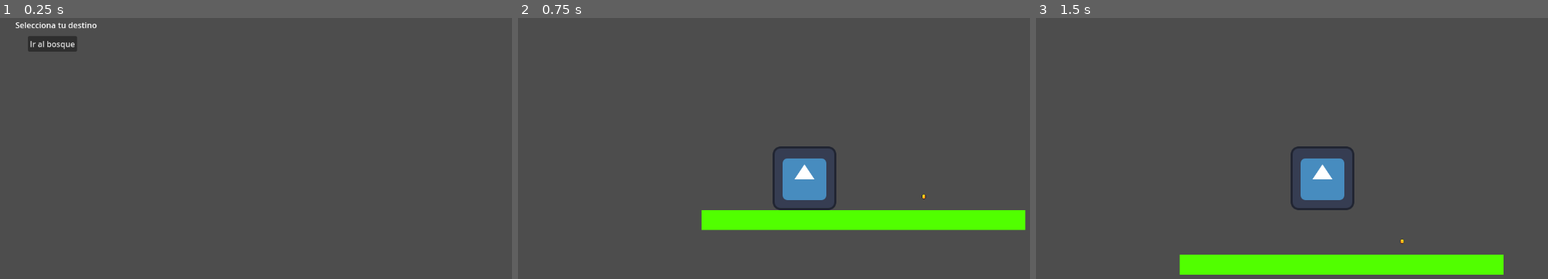
Above: before the commit, frames 1-3 (left to right).
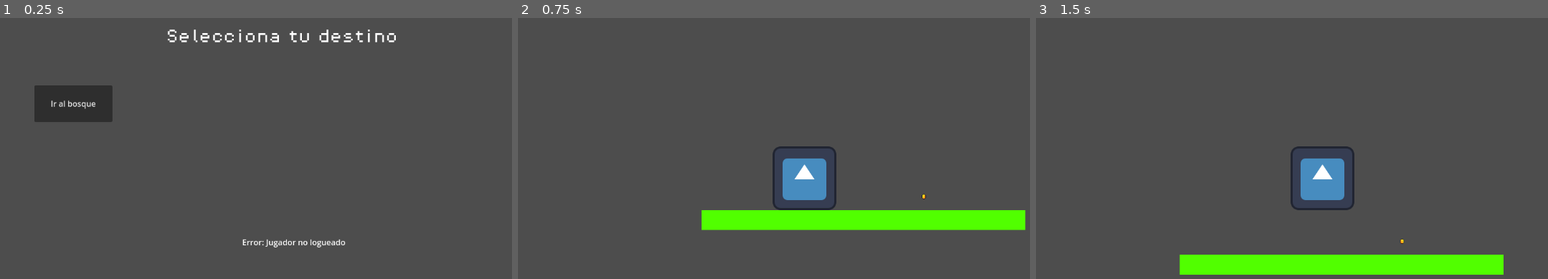
Above: after the commit, the same moments.

Repository: ErikDoldan/proyecto-fin-dam
Game: Godot game, scene res://Scenes/selector_niveles.tscn
Same seed, same stepped clock (60 frames per second), same inputs: the game is played once before the commit and once after it. This scene is started directly instead of the project's main scene. The engine's default icon, where the game draws it, is replaced by a stand-in: a white triangle on a blue panel in a dark square.
Inputs:
- Up to frame 1 (0.25 s): no input
- Up to frame 2 (0.75 s): click "Ir al bosque" at 0.5 s
- Up to frame 3 (1.5 s): tap Enter (ui_accept) at 1.25 s; hold Right (ui_right) from 1.28 s (still down)

The runs differ from the first frame. In frame 1, 3.7% of the frame differs, in the area x 3-78%, y 1-88%; in frame 2, nothing differs; in frame 3, nothing differs.

Commit message:
Petición GET para mostrar datos en el Selector de Niveles

Diff:
--- a/cliente_godot/juego-tfg/Scenes/selector_niveles.tscn
+++ b/cliente_godot/juego-tfg/Scenes/selector_niveles.tscn
@@ -1,6 +1,7 @@
-[gd_scene load_steps=2 format=3 uid="uid://cacmsqbjcdcie"]
+[gd_scene load_steps=3 format=3 uid="uid://cacmsqbjcdcie"]
 
 [ext_resource type="Script" uid="uid://cl7n4ttgo0th7" path="res://Scripts/selector_niveles.gd" id="1_7mfc6"]
+[ext_resource type="FontFile" uid="uid://ckeffgjqa08iq" path="res://Assets/Fonts/PixelOperator8.ttf" id="2_d6cao"]
 
 [node name="SelectorNiveles" type="Control"]
 layout_mode = 3
@@ -12,23 +13,34 @@
 script = ExtResource("1_7mfc6")
 
 [node name="Label" type="Label" parent="."]
+texture_filter = 1
 layout_mode = 0
-offset_left = 31.0
-offset_top = 4.0
-offset_right = 195.0
-offset_bottom = 53.0
+offset_left = 334.0
+offset_top = 25.0
+offset_right = 800.0
+offset_bottom = 146.0
+theme_override_fonts/font = ExtResource("2_d6cao")
+theme_override_font_sizes/font_size = 28
 text = "Selecciona tu destino
 "
 
 [node name="BotonNivel1" type="Button" parent="."]
 layout_mode = 0
-offset_left = 56.0
-offset_top = 38.0
-offset_right = 155.0
-offset_bottom = 69.0
+offset_left = 69.0
+offset_top = 137.0
+offset_right = 226.0
+offset_bottom = 211.0
 text = "Ir al bosque
 "
 
 [node name="HTTPRequest" type="HTTPRequest" parent="."]
 
+[node name="InfoJugador" type="Label" parent="."]
+layout_mode = 0
+offset_left = 487.0
+offset_top = 441.0
+offset_right = 686.0
+offset_bottom = 572.0
+
 [connection signal="pressed" from="BotonNivel1" to="." method="_on_boton_nivel_1_pressed"]
+[connection signal="request_completed" from="HTTPRequest" to="." method="_on_http_request_request_completed"]
--- a/cliente_godot/juego-tfg/Scripts/selector_niveles.gd
+++ b/cliente_godot/juego-tfg/Scripts/selector_niveles.gd
@@ -1,11 +1,34 @@
 extends Control
 
+# Apuntamos al nuevo Label que acabas de crear
+@onready var label_info = $InfoJugador
+@onready var http_request = $HTTPRequest
 
 func _ready():
-	# Demostramos que el Singleton funciona:
-	# Si tuviéramos el nombre en Global, lo pondríamos aquí
-	print("Selector de Niveles cargado para el jugador ID: ", Global.jugador_id)
+	pedir_datos_jugador()
+
+	if not http_request.request_completed.is_connected(_on_http_request_request_completed):
+		http_request.request_completed.connect(_on_http_request_request_completed)
+
+func pedir_datos_jugador():
+	if Global.jugador_id == -1:
+		label_info.text = "Error: Jugador no logueado"
+		return
+
+	label_info.text = "Cargando datos..."
+
+	var url = "http://127.0.0.1:8000/api/jugadores/" + str(Global.jugador_id)
+	http_request.request(url, [], HTTPClient.METHOD_GET)
+
+func _on_http_request_request_completed(_result, response_code, _headers, body):
+	if response_code == 200:
+		var respuesta_json = JSON.parse_string(body.get_string_from_utf8())
+		var nombre = respuesta_json.get("nombre", "Desconocido")
+		var puntos = respuesta_json.get("puntuacion", 0)
+
+		label_info.text = "Bienvenido, " + str(nombre) + "\nPuntuación Total: " + str(puntos)
+	else:
+		label_info.text = "Error de conexión. Código: " + str(response_code)
 
 func _on_boton_nivel_1_pressed():
-	# Ahora sí, esta es la forma limpia de ir al nivel
 	get_tree().change_scene_to_file("res://Scenes/nivel_1.tscn")
Binary file added: cliente_godot/juego-tfg/Assets/Fonts/PixelOperator8.ttf
Not shown, added: cliente_godot/juego-tfg/Assets/Fonts/PixelOperator8.ttf.import
